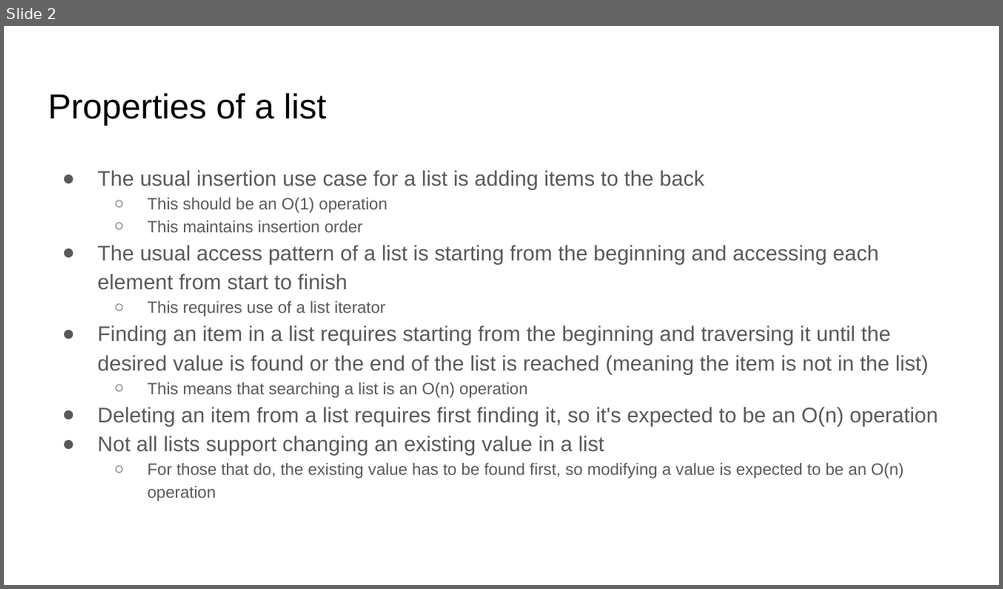
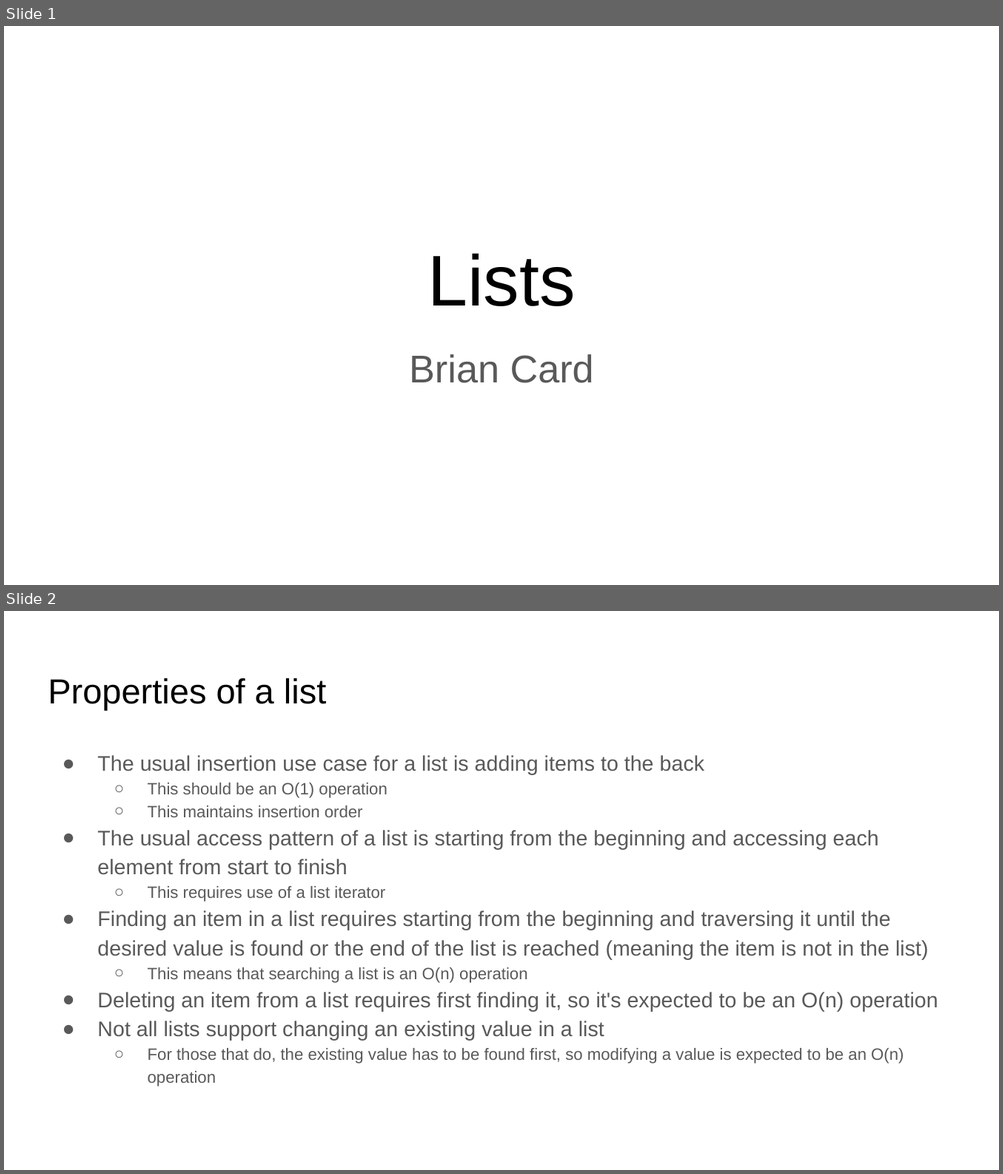
Before and after one commit to brian-card/data-structures, a slide deck: 01 - ArrayList/Array Lists.pptx. Shown one above the other, each under a label of ours: slide 2 before the commit, slides 1 and 2 after it. The pictures are 1003x589 and 1003x1174 pixels, drawn with LibreOffice and Linux fonts; fonts in the diff are those of the drawing. Boxes give left, top, right and bottom in pixels: in the first picture for what was removed or moved away, otherwise in the second. Text is boxed around its words. In the diff, an @@ line names an element or a change of style, - is before the commit and + after.

Commit message:
Updataing 'Array Lists.pptx'.

```diff
--- a/01 - ArrayList/Array Lists.pptx
+++ b/01 - ArrayList/Array Lists.pptx
@@ slide 1 added at (x1=4, y1=26, x2=999, y2=585), background #FFFFFF @@
@@ title added at (x1=427, y1=253, x2=575, y2=306), 52 pt, text #000000 @@
+Lists
@@ subtitle added at (x1=409, y1=355, x2=594, y2=383), 28 pt, text #595959 @@
+Brian Card
```
Also in this commit, not shown: 1 other slide added, 1 slide removed.
